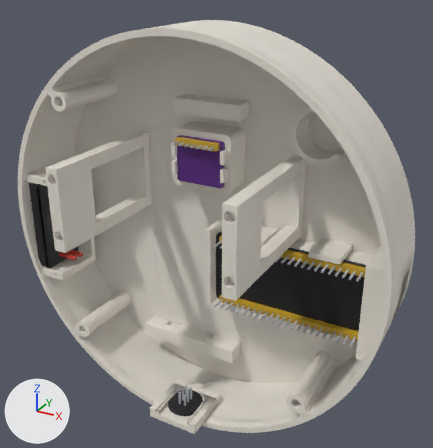
The glTF model exports/plate-2-base.glb: old version first, new version second.
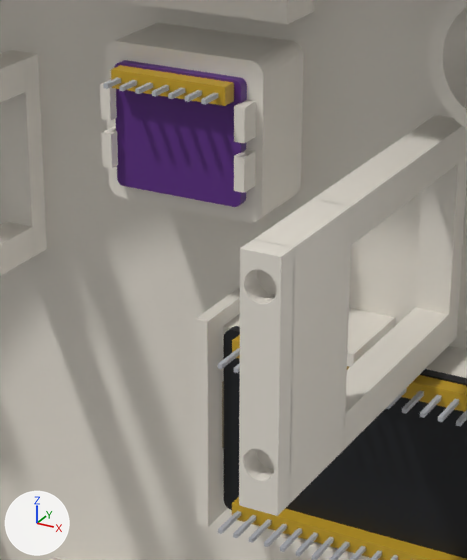
Old and new are each drawn whole from a camera (50 mm lens) standing at (197.0, -204.2, 186.1) and looking at (95.6, -19.8, 93.9) and again close up on the part from 31% to 70% of the width and 25% to 71% of the height. Lighting does not change. The marker at lower left points along +X, +Y and +Z. The first two pictures are the older version. Vertices at exactly the same position are counted once.

The older version as bpy lines, for what is in view:
```python
me_amp_headers = bpy.data.meshes.new('amp-headers')
me_amp_headers.from_pydata(...)  # a box spanning x 77.1..94.9, y -18.5..-16.0, z 122.1..124.7
me_amp_headers.materials.append(mat_amp_headers_mat)  # yellow #c9a227
me_base = bpy.data.meshes.new('base')
me_base.from_pydata(...)  # 7744 vertices, 15468 faces; spans x 6.0..166.0, y -58.0..0.0, z 6.0..166.0
me_base.materials.append(mat_base_mat)  # white #ede7dc
me_esp32_headers = bpy.data.meshes.new('esp32-headers')
me_esp32_headers.from_pydata(...)  # a box spanning x 94.8..153.2, y -16.1..-13.6, z 84.1..86.7; a box spanning x 94.8..153.2, y -16.1..-13.6, z 57.3..59.9
me_esp32_headers.materials.append(mat_esp32_headers_mat)  # yellow #c9a227
ob_amp_headers = bpy.data.objects.new('amp-headers', me_amp_headers)
ob_amp_headers.location = (0.0, 0.0, 0.0)
ob_base = bpy.data.objects.new('base', me_base)
ob_base.location = (0.0, 0.0, 0.0)
ob_esp32_headers = bpy.data.objects.new('esp32-headers', me_esp32_headers)
ob_esp32_headers.location = (0.0, 0.0, 0.0)
# also in view: 'esp32-pins' at (124.0, -17.9, 72.0); 'amp-pins' at (86.0, -19.0, 123.4); 'esp32-pcb' at (124.0, -12.8, 72.0); 'amp-pcb' at (86.0, -15.2, 116.0)
```
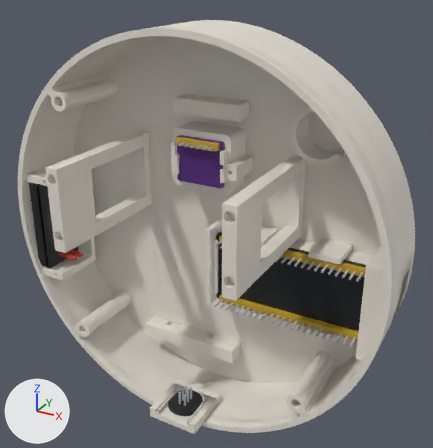
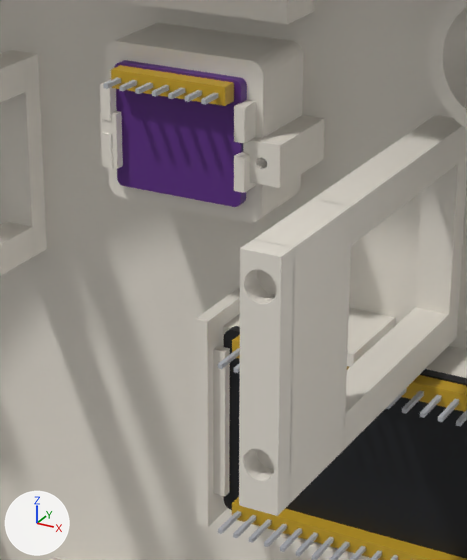
What differs and where, as boxes [x1, y1, x2, y2] in the close-ups (467 x 560 px):
part 1 of me_base, added: after [213, 346, 230, 496]
part 2 of me_base, added: after [100, 111, 123, 169]
part 3 of me_base, added: after [243, 115, 324, 188]

The change, as a diff of the scene's bpy script:
```diff
--- a/exports/plate-2-base.glb.py
+++ b/exports/plate-2-base.glb.py
@@ me_base @@
 # used by ob_base; location = (0.0, 0.0, 0.0)
-me_base.from_pydata(...)  # 7744 vertices, 15468 faces; spans x 6.0..166.0, y -58.0..0.0, z 6.0..166.0
+me_base.from_pydata(...)  # 8032 vertices, 16036 faces; spans x 6.0..166.0, y -58.0..0.0, z 6.0..166.0
+# me_base part 1: a new loose piece, a box spanning x 91.0..93.0, y -15.0..-13.6, z 60.0..84.0, in mat_base_mat (white #ede7dc)
+# me_base part 2: a new loose piece, a box spanning x 74.4..77.0, y -17.4..-16.0, z 110.0..118.0, in mat_base_mat (white #ede7dc)
+# me_base part 3: a new loose piece of 136 vertices spanning x 96.0..102.0, y -16.0..-2.0, z 111.0..117.0, in mat_base_mat (white #ede7dc)
+# other edits to the shape of me_base do not show in these pictures
 me_base.materials.append(mat_base_mat)
```
